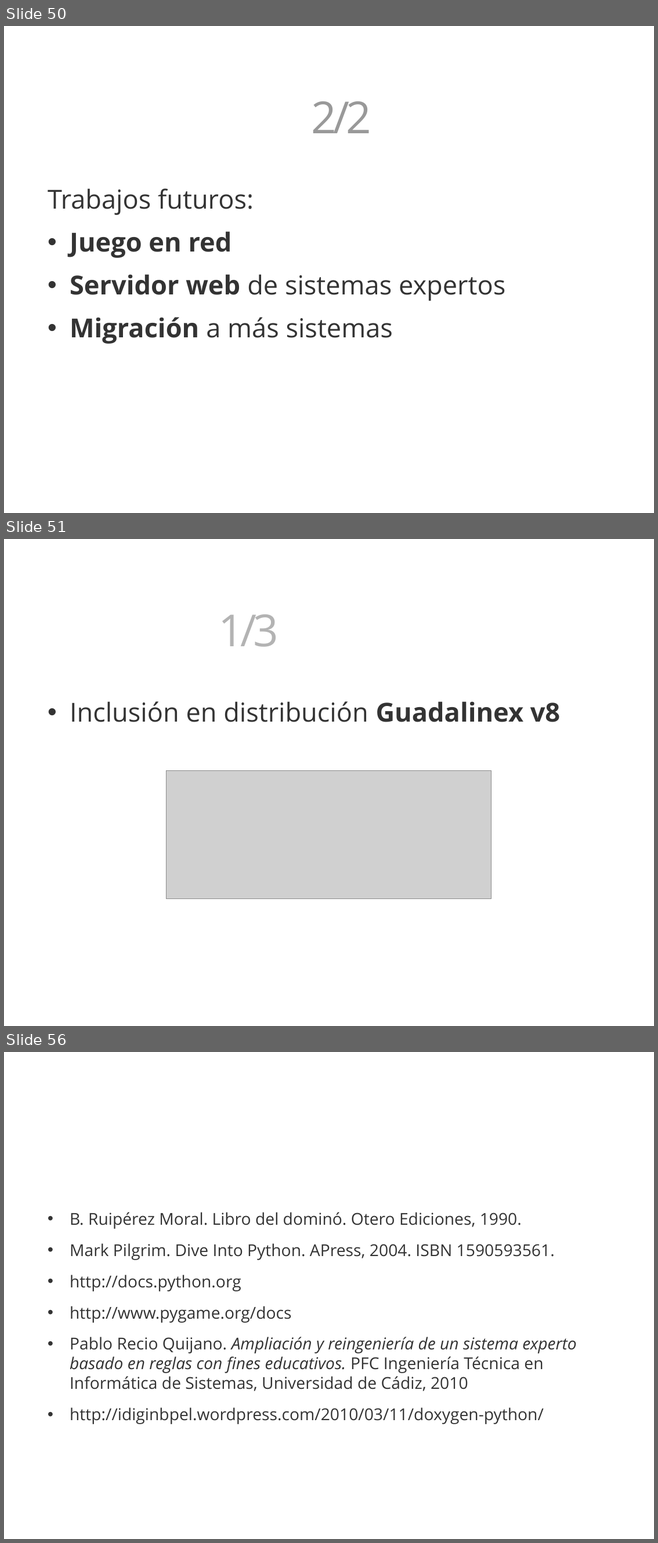
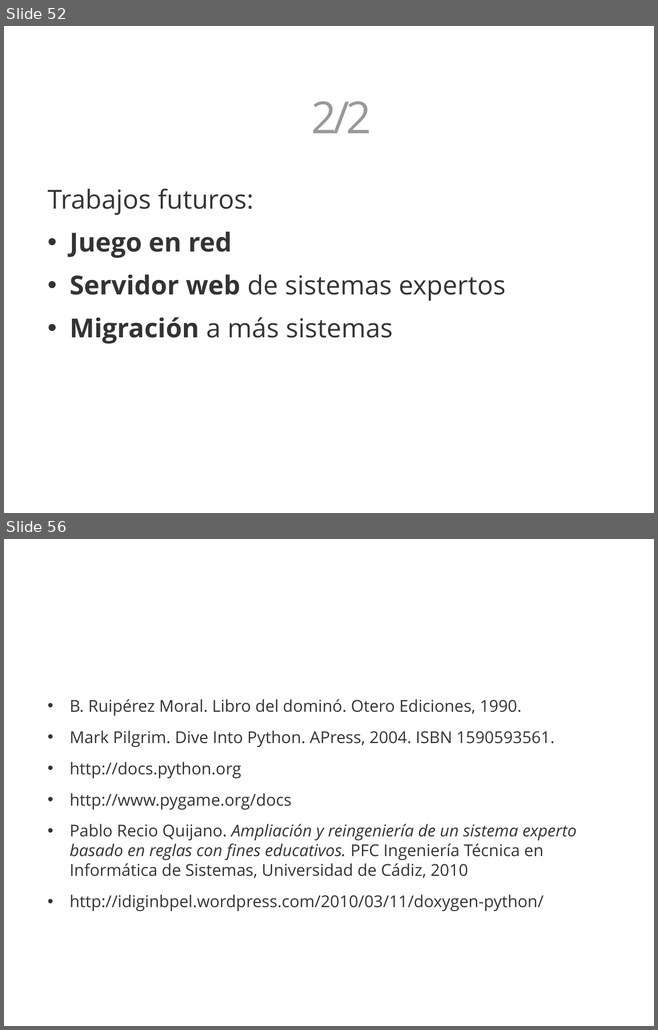
Before and after one commit to 3oheme/dominous, a slide deck: docs/presentacion/presentacion.odp. Shown one above the other, each under a label of ours: slides 50, 51 and 56 before the commit, slides 52 and 56 after it; the slides between them are not shown. The pictures are 658x1543 and 658x1030 pixels, drawn with LibreOffice and Linux fonts; fonts in the diff are those of the drawing; grey boxes stand for pictures; background and template pictures are left out. Boxes give left, top, right and bottom in pixels: in the first picture for what was removed or moved away, otherwise in the second. Text is boxed around its words. In the diff, an @@ line names an element or a change of style, - is before the commit and + after.

```diff
--- a/docs/presentacion/presentacion.odp
+++ b/docs/presentacion/presentacion.odp
@@ slide 51 removed at [4, 539, 654, 1026], background picture (left out) @@
@@ text removed at [219, 614, 279, 647] @@
-Difusión 1/3
@@ text removed at [70, 701, 560, 722] @@
-• Inclusión en distribución Guadalinex v8
@@ picture removed at [167, 771, 492, 899] @@
@@ what was slide 50 is now slide 52 @@
```
Also in this commit, not shown: 2 slides changed, 5 slides added, 4 other slides removed, 3 other files.
